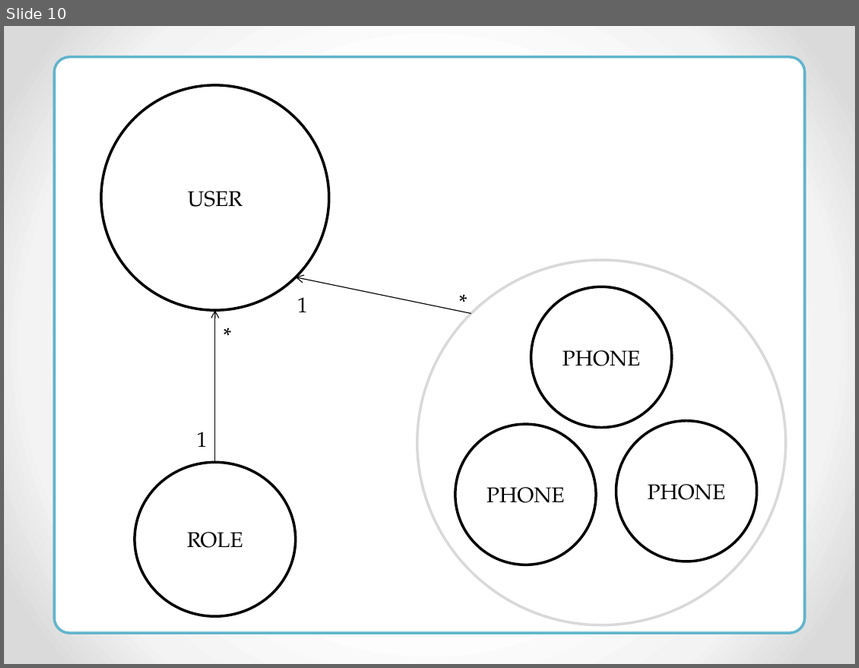
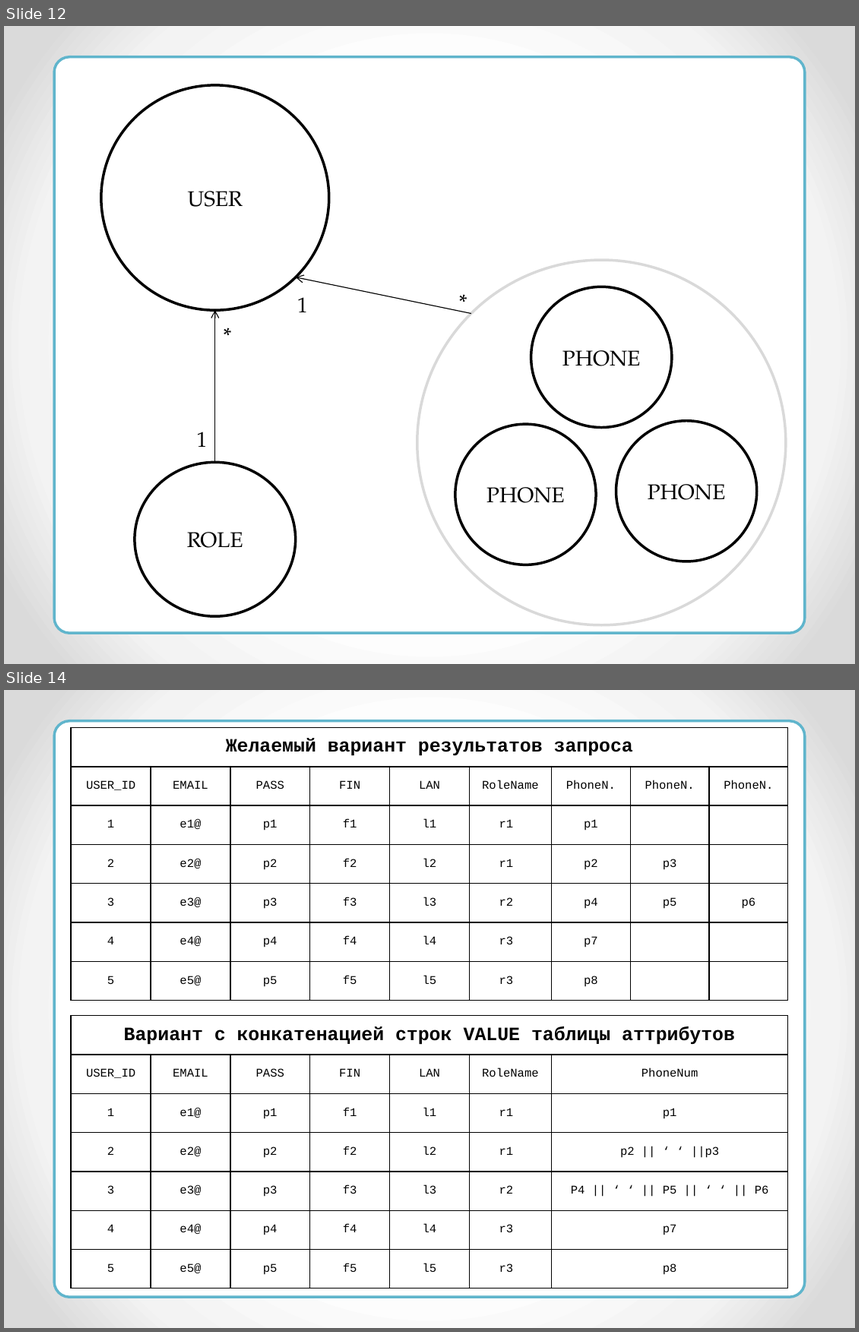
Before and after one commit to RedEyesDevelopment/NetCrackerProject, a slide deck: pres/reacteav/reacteav.pptx. Shown one above the other, each under a label of ours: slide 10 before the commit, slides 12 and 14 after it; the slides between them are not shown. The pictures are 859x668 and 859x1332 pixels, drawn with LibreOffice and Linux fonts; fonts in the diff are those of the drawing. Boxes give left, top, right and bottom in pixels: in the first picture for what was removed or moved away, otherwise in the second. Text is boxed around its words. In the diff, an @@ line names an element or a change of style, - is before the commit and + after.

```diff
--- a/pres/reacteav/reacteav.pptx
+++ b/pres/reacteav/reacteav.pptx
@@ slide 14 added at (x1=4, y1=690, x2=855, y2=1328), background gradient #FFFFFF to #F4F4F4 to #DADADA @@
@@ rounded rectangle added at (x1=54, y1=720, x2=805, y2=1297), fill #FFFFFF, outline #60B5CC 2.25 pt @@
@@ table added at (x1=71, y1=727, x2=791, y2=1001), 7 rows, 9 columns @@
+Желаемый вариант результатов запроса |  |  |  |  |  |  |  | 
+USER_ID | EMAIL | PASS | FIN | LAN | RoleName | PhoneN. | PhoneN. | PhoneN.
+1 | e1@ | p1 | f1 | l1 | r1 | p1 |  | 
+2 | e2@ | p2 | f2 | l2 | r1 | p2 | p3 | 
+3 | e3@ | p3 | f3 | l3 | r2 | p4 | p5 | p6
+4 | e4@ | p4 | f4 | l4 | r3 | p7 |  | 
+5 | e5@ | p5 | f5 | l5 | r3 | p8 |  | 
@@ table added at (x1=71, y1=1016, x2=790, y2=1289), 7 rows, 7 columns @@
+Вариант с конкатенацией строк VALUE таблицы аттрибутов |  |  |  |  |  | 
+USER_ID | EMAIL | PASS | FIN | LAN | RoleName | PhoneNum
+1 | e1@ | p1 | f1 | l1 | r1 | p1
+2 | e2@ | p2 | f2 | l2 | r1 | p2 || ‘ ‘ ||p3
+3 | e3@ | p3 | f3 | l3 | r2 | P4 || ‘ ‘ || P5 || ‘ ‘ || P6
+4 | e4@ | p4 | f4 | l4 | r3 | p7
+5 | e5@ | p5 | f5 | l5 | r3 | p8
@@ what was slide 10 is now slide 12 @@
```
Also in this commit, not shown: 3 slides changed, 13 other slides added.
